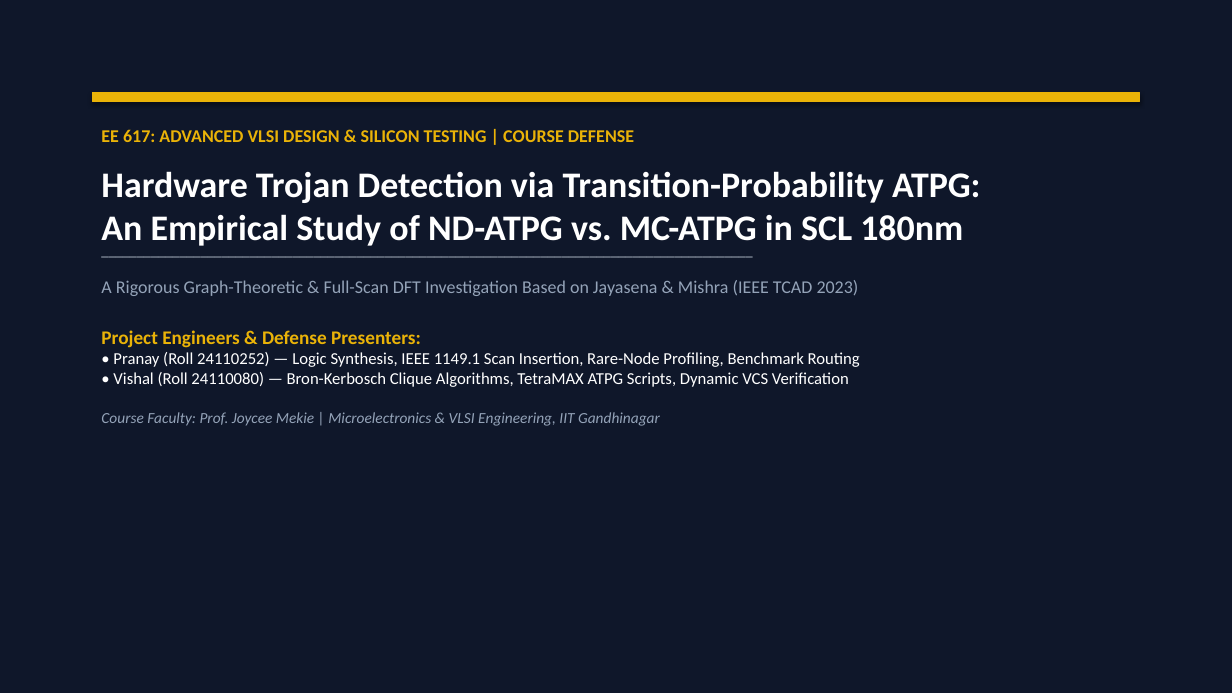
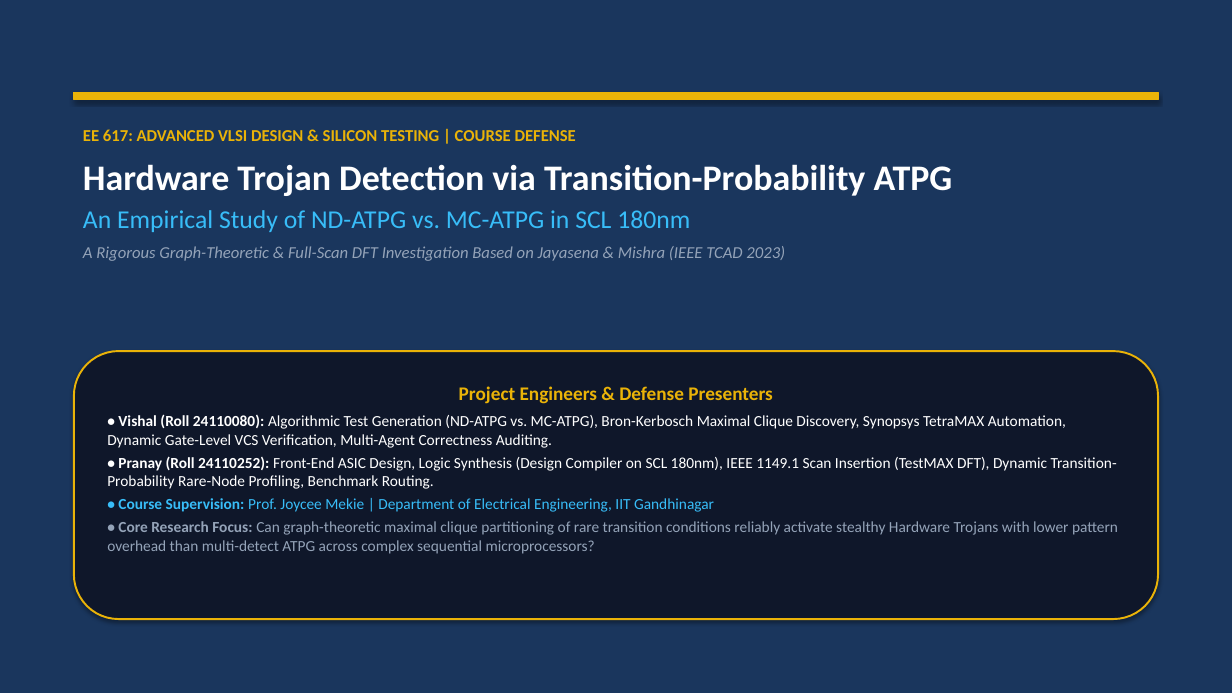
Before and after one commit to Vishalboliwal07/Hardware-Trojan, a slide deck: slide 1 of docs/Hardware_Trojan_Detection_Presentation_v2.pptx. Drawn at 1232x693 pixels with LibreOffice and Linux fonts; fonts in the diff are those of the drawing. Boxes give left, top, right and bottom in pixels: in the first picture for what was removed or moved away, otherwise in the second. Text is boxed around its words. In the diff, an @@ line names an element or a change of style, - is before the commit and + after.

Commit message:
Fix submission test patterns, update 25-slide deck, video script, and grounded future work roadmap

```diff
--- a/docs/Hardware_Trojan_Detection_Presentation_v2.pptx
+++ b/docs/Hardware_Trojan_Detection_Presentation_v2.pptx
@@ rectangle at (x1=0, y1=0, x2=1232, y2=693): fill #0F172A to #1A365D; outline #0F172A 0.75 pt to #1A365D 0.75 pt @@
@@ rectangle resized from (x1=92, y1=92, x2=1140, y2=102) to (x1=74, y1=92, x2=1158, y2=100) @@
@@ text "EE 617: ADVANCED VLSI DESIGN ..." moved from (x1=101, y1=129, x2=981, y2=426) to (x1=83, y1=129, x2=953, y2=261) @@
@@ text at (x1=83, y1=129, x2=785, y2=261): size 14 to 13 pt in "EE 617: ADVANCED VLSI DESIGN & SILICON ...", "A Rigorous Graph-Theoretic & Full-Scan DFT Investigation ..."; italic on in "A Rigorous Graph-Theoretic & Full-Scan DFT Investigation ..."; less space between paragraphs @@
@@ text at (x1=83, y1=164, x2=953, y2=232): text changed @@
-Hardware Trojan Detection via Transition-Probability ATPG:
-An Empirical Study of ND-ATPG vs. MC-ATPG in SCL 180nm
-────────────────────────────────────────────────────────────────────────────────────────────
+Hardware Trojan Detection via Transition-Probability ATPG
+An Empirical Study of ND-ATPG vs. MC-ATPG in SCL 180nm
@@ rounded rectangle added at (x1=74, y1=351, x2=1158, y2=619), fill #0F172A, outline #EAB308 1.5 pt, 12 pt, text #FFFFFF @@
+Project Engineers & Defense Presenters
+• Vishal (Roll 24110080): Algorithmic Test Generation (ND-ATPG vs. MC-ATPG), Bron-Kerbosch Maximal Clique Discovery, Synopsys TetraMAX Automation, Dynamic Gate-Level VCS Verification, Multi-Agent Correctness Auditing.
+• Pranay (Roll 24110252): Front-End ASIC Design, Logic Synthesis (Design Compiler on SCL 180nm), IEEE 1149.1 Scan Insertion (TestMAX DFT), Dynamic Transition-Probability Rare-Node Profiling, Benchmark Routing.
+• Course Supervision: Prof. Joycee Mekie | Department of Electrical Engineering, IIT Gandhinagar
+• Core Research Focus: Can graph-theoretic maximal clique partitioning of rare transition conditions reliably activate stealthy Hardware Trojans with lower pattern overhead than multi-detect ATPG across complex sequential microprocessors?
@@ text at (x1=101, y1=330, x2=860, y2=426): paragraphs removed @@
-Project Engineers & Defense Presenters:
-• Pranay (Roll 24110252) — Logic Synthesis, IEEE 1149.1 Scan Insertion, Rare-Node Profiling, Benchmark Routing
-• Vishal (Roll 24110080) — Bron-Kerbosch Clique Algorithms, TetraMAX ATPG Scripts, Dynamic VCS Verification
-Course Faculty: Prof. Joycee Mekie | Microelectronics & VLSI Engineering, IIT Gandhinagar
```
Also in this commit, not shown: 4 other slides changed, 20 slides added, 10 slides removed, 7 other files.
